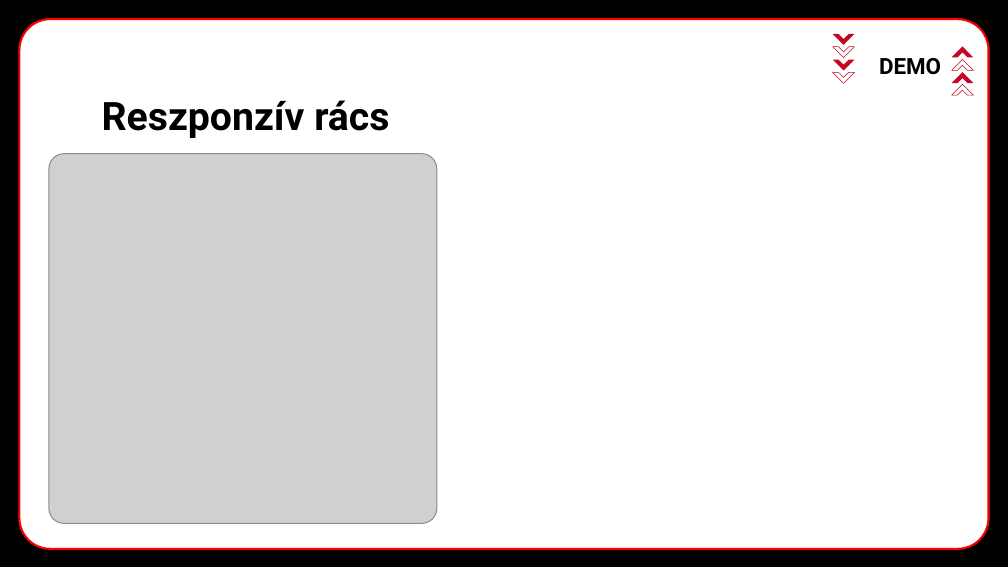
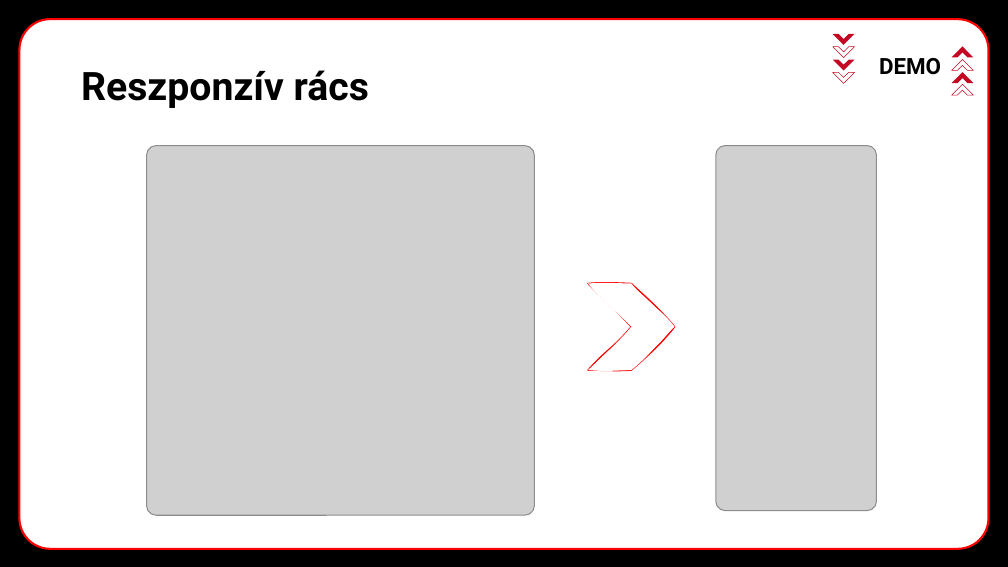
Before and after one commit to simonadamgyula/Proj1-valorant-9C, a slide deck: slide 4 of ppt/ppt_SAGy.pptx. Drawn at 1008x567 pixels with LibreOffice and Linux fonts; fonts in the diff are those of the drawing; grey boxes stand for pictures; background and template pictures are left out. Boxes give left, top, right and bottom in pixels: in the first picture for what was removed or moved away, otherwise in the second. Text is boxed around its words. In the diff, an @@ line names an element or a change of style, - is before the commit and + after.

```diff
--- a/ppt/ppt_SAGy.pptx
+++ b/ppt/ppt_SAGy.pptx
@@ title "Reszponzív rács": place and size @@
-title "Reszponzív rács" at (102, 100, 389, 138)
+title "Reszponzív rács" at (81, 70, 369, 108)
@@ picture: place and size @@
-picture at (48, 154, 436, 524)
+picture at (146, 145, 534, 515)
@@ picture added at (716, 145, 876, 510) @@
@@ freeform shape added at (588, 283, 674, 370), fill #FFFFFF, outline #FF0000 1 pt @@
```
Also in this commit, not shown: 3 other slides changed.
